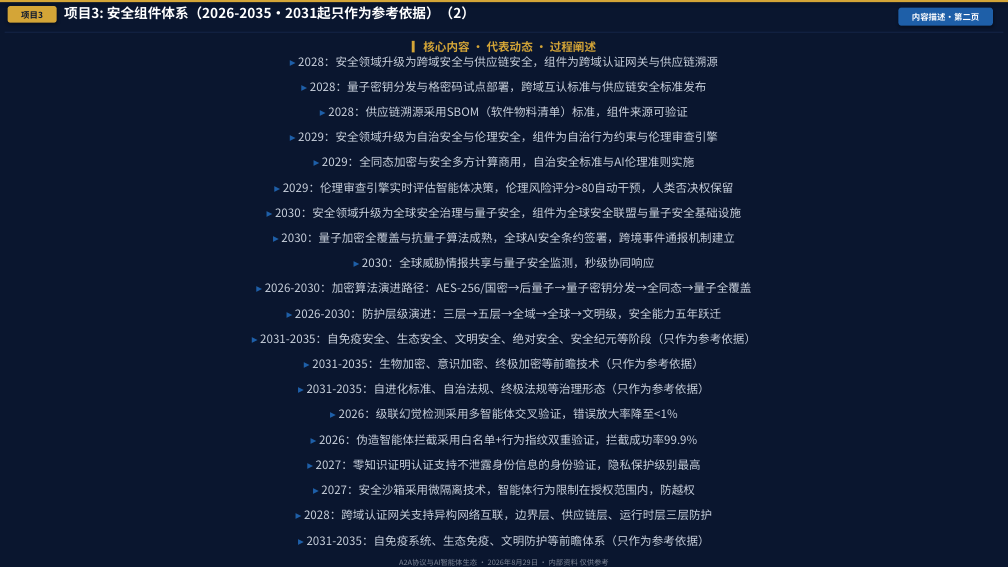
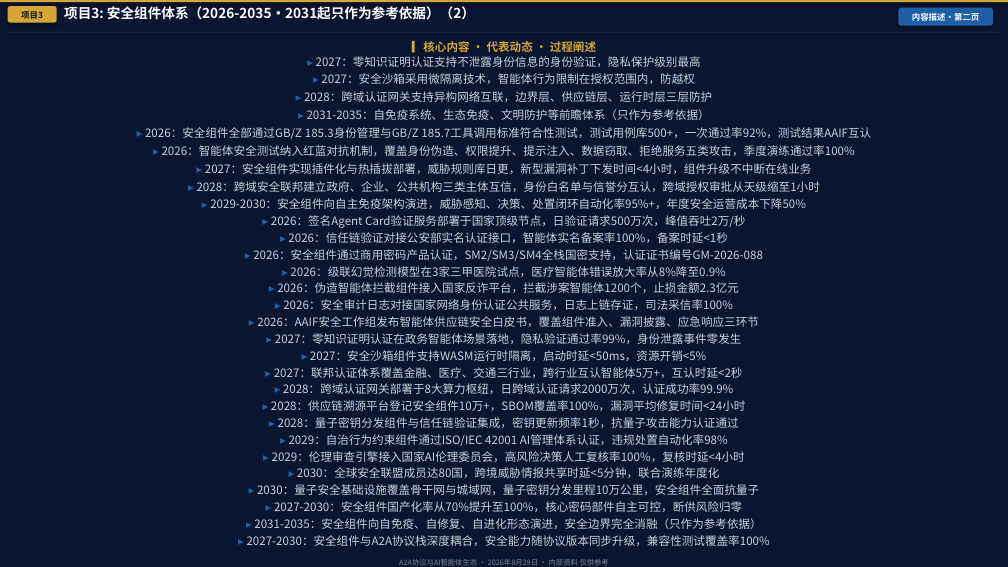
Before and after one commit to Hxdmou/Robot, a slide deck: slide 12 of A2A协议2.0_AI智能体演进路线图_2026_V52_无水印版.pptx. Drawn at 1008x567 pixels with LibreOffice and Linux fonts; fonts in the diff are those of the drawing. Boxes give left, top, right and bottom in pixels: in the first picture for what was removed or moved away, otherwise in the second. Text is boxed around its words. In the diff, an @@ line names an element or a change of style, - is before the commit and + after.

```diff
--- a/A2A协议2.0_AI智能体演进路线图_2026_V52_无水印版.pptx
+++ b/A2A协议2.0_AI智能体演进路线图_2026_V52_无水印版.pptx
@@ text at [260,56,756,445]: paragraphs removed @@
-▸ 2028：安全领域升级为跨域安全与供应链安全，组件为跨域认证网关与供应链溯源
-▸ 2028：量子密钥分发与格密码试点部署，跨域互认标准与供应链安全标准发布
-▸ 2028：供应链溯源采用SBOM（软件物料清单）标准，组件来源可验证
-▸ 2029：安全领域升级为自治安全与伦理安全，组件为自治行为约束与伦理审查引擎
-▸ 2029：全同态加密与安全多方计算商用，自治安全标准与AI伦理准则实施
-▸ 2029：伦理审查引擎实时评估智能体决策，伦理风险评分>80自动干预，人类否决权保留
-▸ 2030：安全领域升级为全球安全治理与量子安全，组件为全球安全联盟与量子安全基础设施
-▸ 2030：量子加密全覆盖与抗量子算法成熟，全球AI安全条约签署，跨境事件通报机制建立
-▸ 2030：全球威胁情报共享与量子安全监测，秒级协同响应
-▸ 2026-2030：加密算法演进路径：AES-256/国密→后量子→量子密钥分发→全同态→量子全覆盖
-▸ 2026-2030：防护层级演进：三层→五层→全域→全球→文明级，安全能力五年跃迁
-▸ 2031-2035：自免疫安全、生态安全、文明安全、绝对安全、安全纪元等阶段（只作为参考依据）
-▸ 2031-2035：生物加密、意识加密、终极加密等前瞻技术（只作为参考依据）
-▸ 2031-2035：自进化标准、自治法规、终极法规等治理形态（只作为参考依据）
-▸ 2026：级联幻觉检测采用多智能体交叉验证，错误放大率降至<1%
-▸ 2026：伪造智能体拦截采用白名单+行为指纹双重验证，拦截成功率99.9%
@@ text at [304,56,712,120]: less space between paragraphs; more space between paragraphs @@
@@ text at [145,127,871,546]: paragraphs added @@
+▸ 2026：安全组件全部通过GB/Z 185.3身份管理与GB/Z 185.7工具调用标准符合性测试，测试用例库500+，一次通过率92%，测试结果AAIF互认
+▸ 2026：智能体安全测试纳入红蓝对抗机制，覆盖身份伪造、权限提升、提示注入、数据窃取、拒绝服务五类攻击，季度演练通过率100%
+▸ 2027：安全组件实现插件化与热插拔部署，威胁规则库日更，新型漏洞补丁下发时间<4小时，组件升级不中断在线业务
+▸ 2028：跨域安全联邦建立政府、企业、公共机构三类主体互信，身份白名单与信誉分互认，跨域授权审批从天级缩至1小时
+▸ 2029-2030：安全组件向自主免疫架构演进，威胁感知、决策、处置闭环自动化率95%+，年度安全运营成本下降50%
+▸ 2026：签名Agent Card验证服务部署于国家顶级节点，日验证请求500万次，峰值吞吐2万/秒
+▸ 2026：信任链验证对接公安部实名认证接口，智能体实名备案率100%，备案时延<1秒
+▸ 2026：安全组件通过商用密码产品认证，SM2/SM3/SM4全栈国密支持，认证证书编号GM-2026-088
+▸ 2026：级联幻觉检测模型在3家三甲医院试点，医疗智能体错误放大率从8%降至0.9%
+▸ 2026：伪造智能体拦截组件接入国家反诈平台，拦截涉案智能体1200个，止损金额2.3亿元
+▸ 2026：安全审计日志对接国家网络身份认证公共服务，日志上链存证，司法采信率100%
+▸ 2026：AAIF安全工作组发布智能体供应链安全白皮书，覆盖组件准入、漏洞披露、应急响应三环节
+▸ 2027：零知识证明认证在政务智能体场景落地，隐私验证通过率99%，身份泄露事件零发生
+▸ 2027：安全沙箱组件支持WASM运行时隔离，启动时延<50ms，资源开销<5%
+▸ 2027：联邦认证体系覆盖金融、医疗、交通三行业，跨行业互认智能体5万+，互认时延<2秒
+▸ 2028：跨域认证网关部署于8大算力枢纽，日跨域认证请求2000万次，认证成功率99.9%
+▸ 2028：供应链溯源平台登记安全组件10万+，SBOM覆盖率100%，漏洞平均修复时间<24小时
+▸ 2028：量子密钥分发组件与信任链验证集成，密钥更新频率1秒，抗量子攻击能力认证通过
+▸ 2029：自治行为约束组件通过ISO/IEC 42001 AI管理体系认证，违规处置自动化率98%
+▸ 2029：伦理审查引擎接入国家AI伦理委员会，高风险决策人工复核率100%，复核时延<4小时
+▸ 2030：全球安全联盟成员达80国，跨境威胁情报共享时延<5分钟，联合演练年度化
+▸ 2030：量子安全基础设施覆盖骨干网与城域网，量子密钥分发里程10万公里，安全组件全面抗量子
+▸ 2027-2030：安全组件国产化率从70%提升至100%，核心密码部件自主可控，断供风险归零
+▸ 2031-2035：安全组件向自免疫、自修复、自进化形态演进，安全边界完全消融（只作为参考依据）
+▸ 2027-2030：安全组件与A2A协议栈深度耦合，安全能力随协议版本同步升级，兼容性测试覆盖率100%
```
Also in this commit, not shown: 31 other slides changed, 3 other files.
